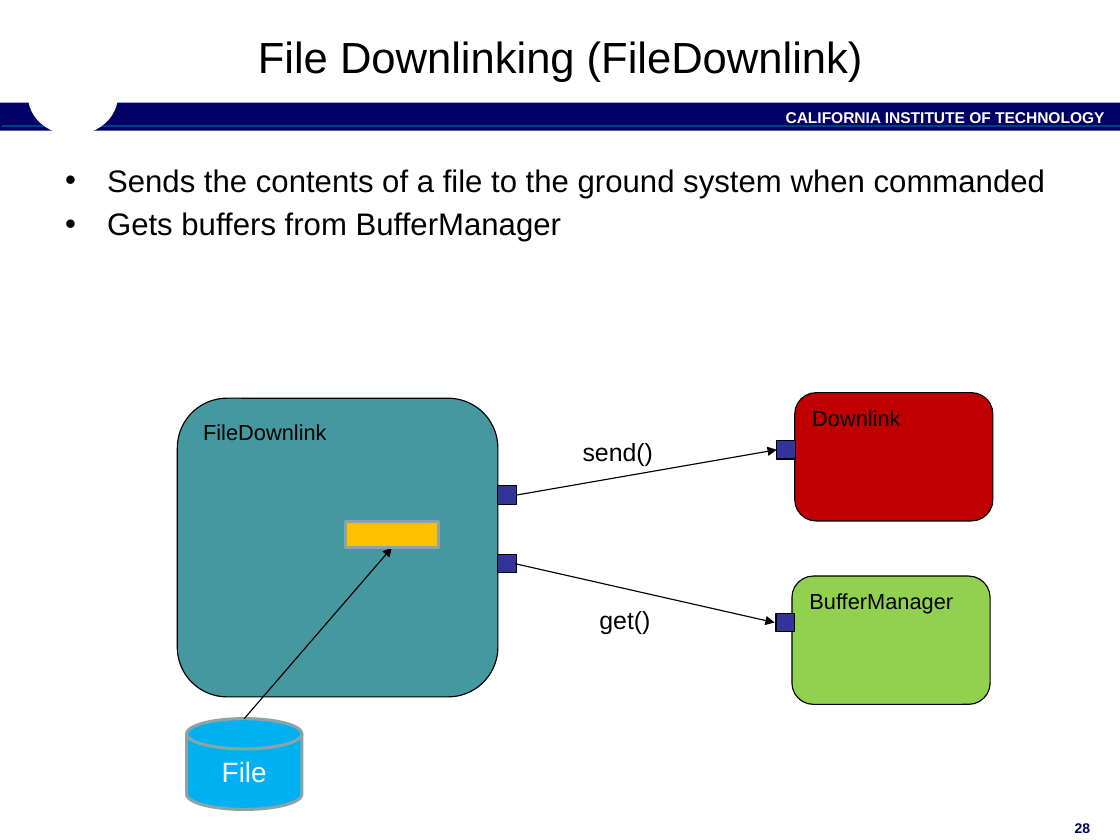
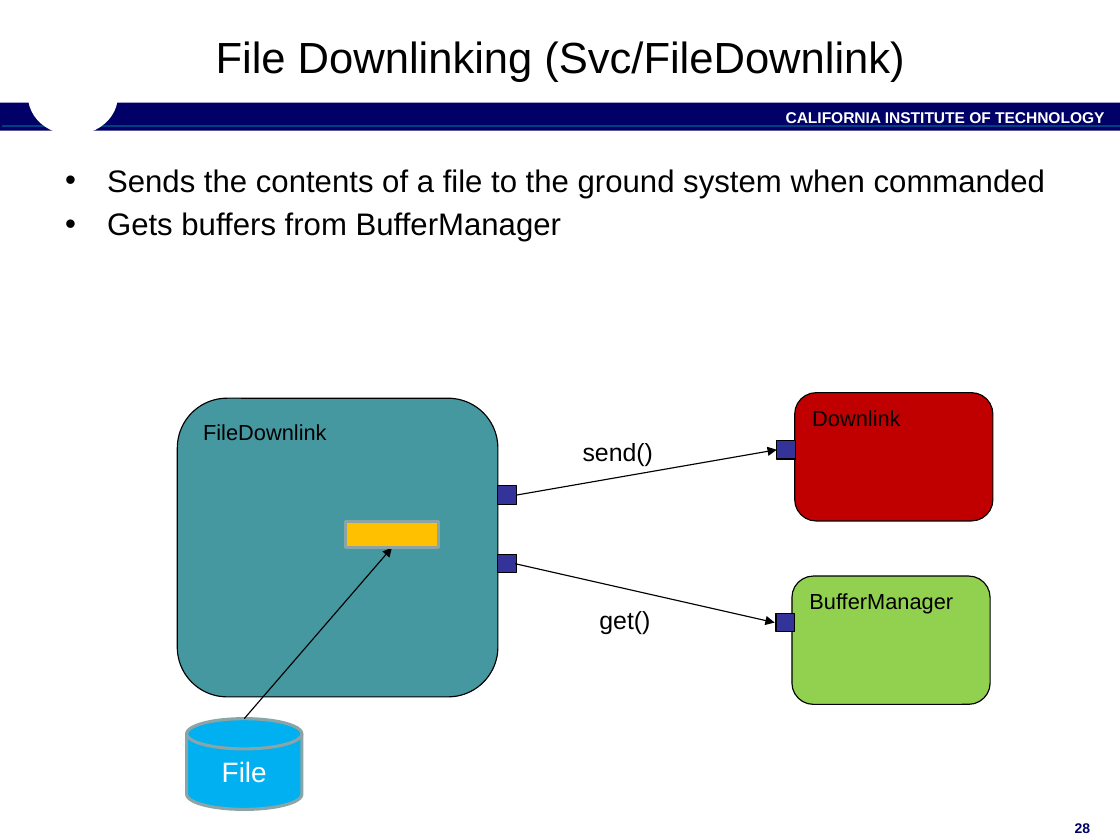
Before and after one commit to nasa/fprime, a slide deck: slide 28 of docs/Architecture/FPrimeSoftwareArchitecture.pptx. Drawn at 1120x840 pixels with LibreOffice and Linux fonts; fonts in the diff are those of the drawing; background and template pictures are left out. Boxes give left, top, right and bottom in pixels: in the first picture for what was removed or moved away, otherwise in the second. Text is boxed around its words. In the diff, an @@ line names an element or a change of style, - is before the commit and + after.

```diff
--- a/docs/Architecture/FPrimeSoftwareArchitecture.pptx
+++ b/docs/Architecture/FPrimeSoftwareArchitecture.pptx
@@ title at (x1=216, y1=41, x2=904, y2=82): text changed @@
-File Downlinking (FileDownlink)
+File Downlinking (Svc/FileDownlink)
```
Also in this commit, not shown: 4 other slides changed, 1 slide added, 1 other file.
